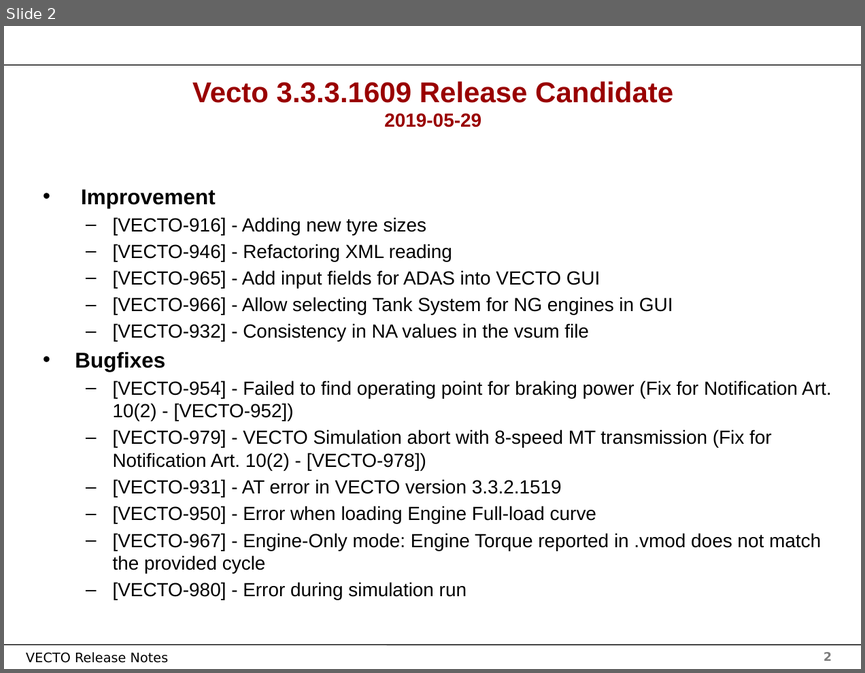
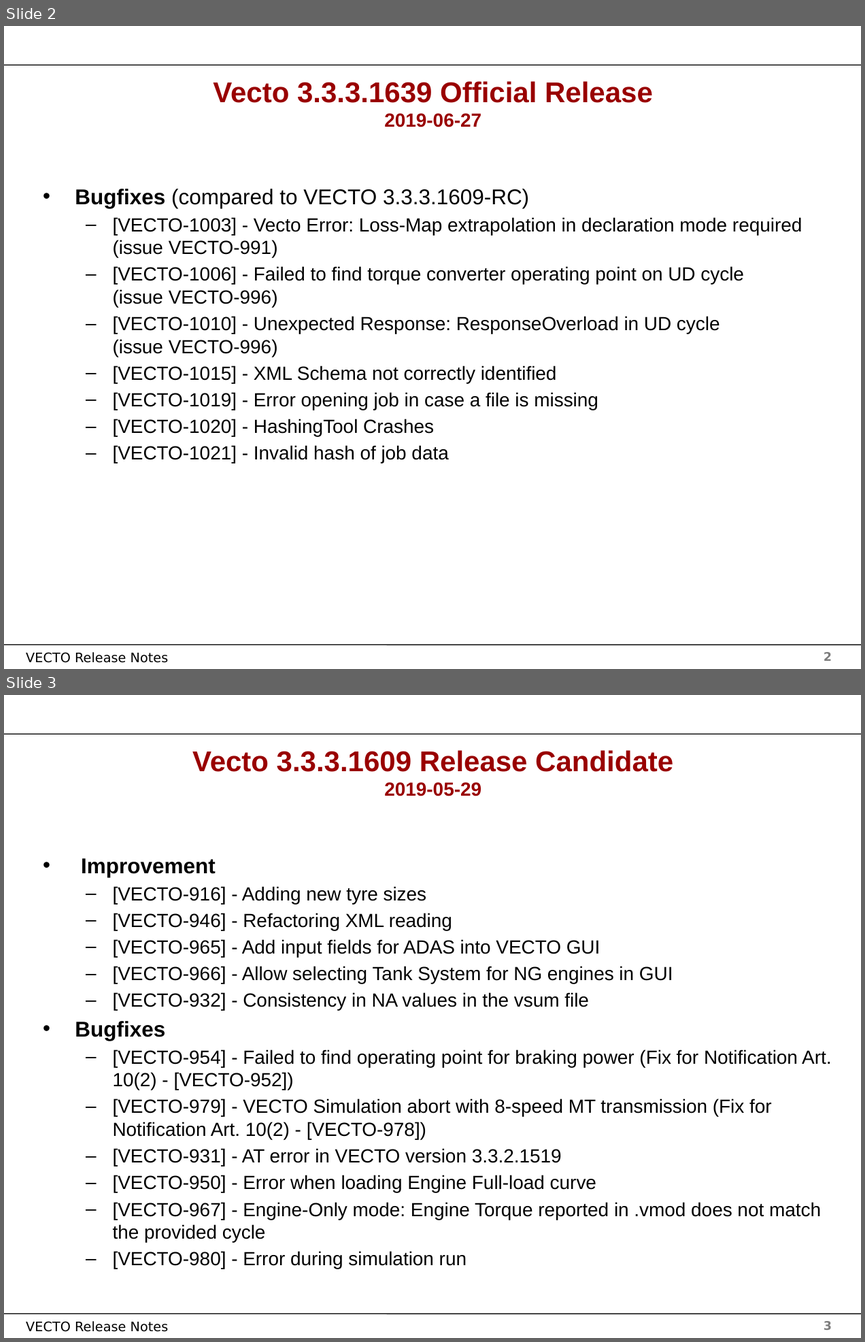
Before and after one commit to tanawadeatharva/BharatVECTO, a slide deck: Documentation/User Manual Source/Release Notes Vecto3.x.pptx. Shown one above the other, each under a label of ours: slide 2 before the commit, slides 2 and 3 after it. The pictures are 865x673 and 865x1342 pixels, drawn with LibreOffice and Linux fonts; fonts in the diff are those of the drawing; background and template pictures are left out. Boxes give left, top, right and bottom in pixels: in the first picture for what was removed or moved away, otherwise in the second. Text is boxed around its words. In the diff, an @@ line names an element or a change of style, - is before the commit and + after.

Commit message:
creating official release 3.3.3.1639

```diff
--- a/Documentation/User Manual Source/Release Notes Vecto3.x.pptx
+++ b/Documentation/User Manual Source/Release Notes Vecto3.x.pptx
@@ slide 2 added at (4,26,861,669), background #FFFFFF; not listed: 4 template elements that a slide beside it also shows @@
@@ title added at (213,81,653,127), 24 pt, text #990000, bold @@
+Vecto 3.3.3.1639 Official Release
+2019-06-27
@@ text added at (75,189,802,463), 16 pt, text #000000 @@
+• Bugfixes (compared to VECTO 3.3.3.1609-RC)
+  – [VECTO-1003] - Vecto Error: Loss-Map extrapolation in declaration mode required
+    (issue VECTO-991)
+  – [VECTO-1006] - Failed to find torque converter operating point on UD cycle
+    (issue VECTO-996)
+  – [VECTO-1010] - Unexpected Response: ResponseOverload in UD cycle
+    (issue VECTO-996)
+  – [VECTO-1015] - XML Schema not correctly identified
+  – [VECTO-1019] - Error opening job in case a file is missing
+  – [VECTO-1020] - HashingTool Crashes
+  – [VECTO-1021] - Invalid hash of job data
@@ what was slide 2 is now slide 3 @@
@@ page number at (823,1321,832,1329): text changed @@
-2
+3
```
Also in this commit, not shown: 1 slide changed, 13 other files.
